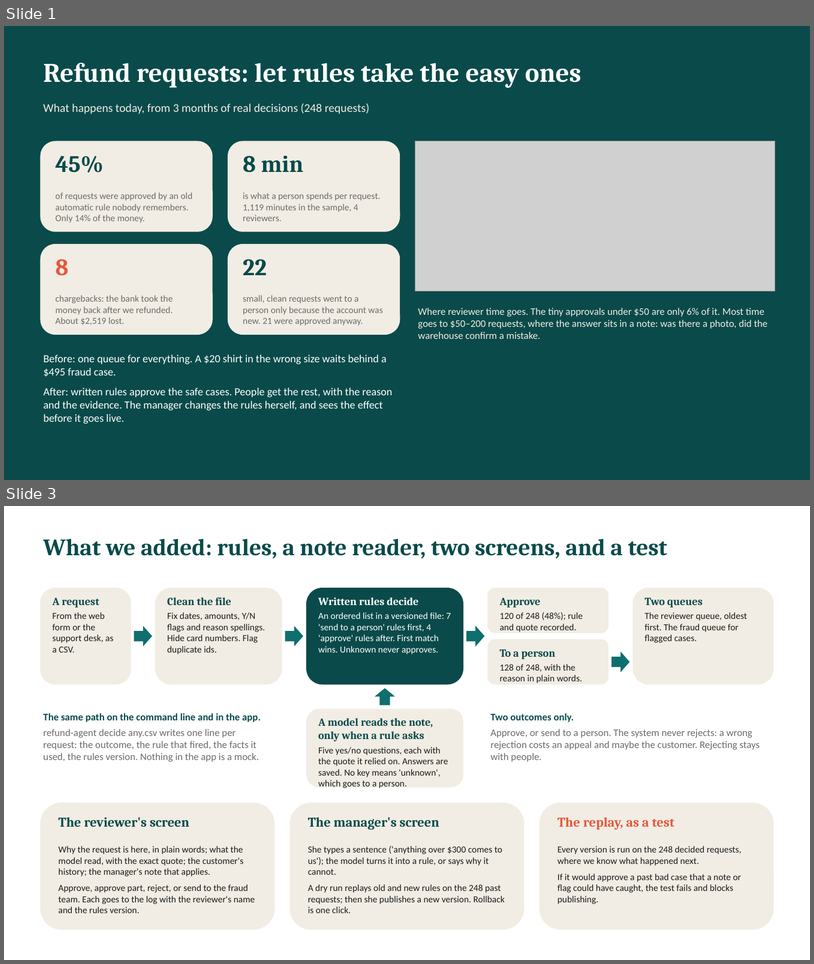
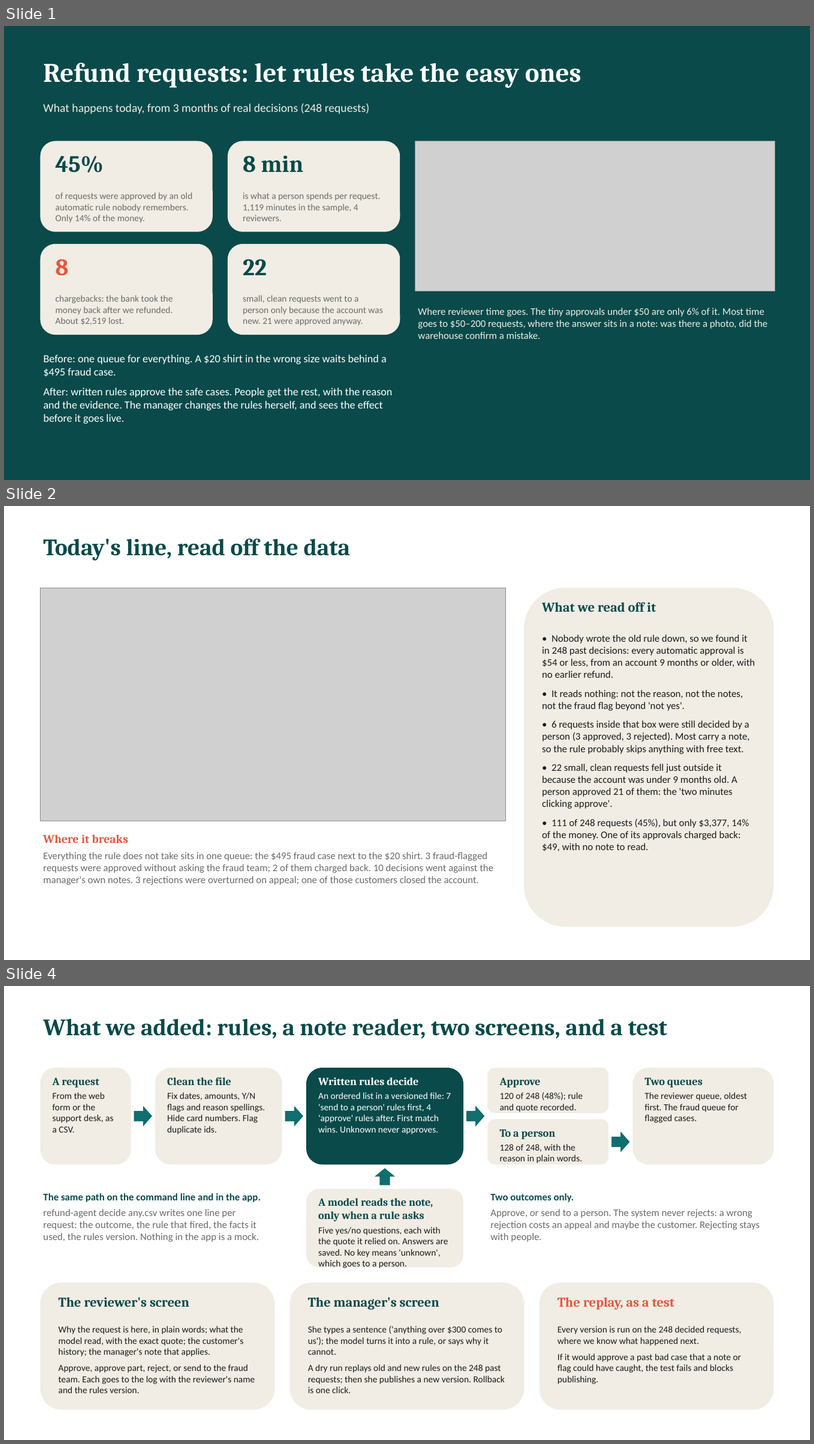
Before and after one commit to ormeiri444/refund-agent, a slide deck: docs/presentation.pptx. Shown one above the other, each under a label of ours: slides 1 and 3 before the commit, slides 1, 2 and 4 after it; the slides between them are not shown. The pictures are 814x964 and 814x1444 pixels, drawn with LibreOffice and Linux fonts; fonts in the diff are those of the drawing; grey boxes stand for pictures. Boxes give left, top, right and bottom in pixels: in the first picture for what was removed or moved away, otherwise in the second. Text is boxed around its words. In the diff, an @@ line names an element or a change of style, - is before the commit and + after.

```diff
--- a/docs/presentation.pptx
+++ b/docs/presentation.pptx
@@ slide 2 added at (x1=4, y1=506, x2=810, y2=960), background #FFFFFF @@
@@ text added at (x1=43, y1=538, x2=351, y2=561), 28 pt, text #0A4A4A, bold @@
+Today's line, read off the data
@@ picture added at (x1=40, y1=588, x2=506, y2=820) @@
@@ rounded rectangle added at (x1=524, y1=588, x2=774, y2=927), fill #F1EDE4 @@
@@ text added at (x1=542, y1=602, x2=656, y2=612), 16 pt, text #0A4A4A, bold @@
+What we read off it
@@ text added at (x1=542, y1=634, x2=755, y2=851), 12 pt, text #1B1B1B @@
+• Nobody wrote the old rule down, so we found it in 248 past decisions: every automatic approval is $54 or less, from an account 9 months or older, with no earlier refund.
+• It reads nothing: not the reason, not the notes, not the fraud flag beyond 'not yes'.
+• 6 requests inside that box were still decided by a person (3 approved, 3 rejected). Most carry a note, so the rule probably skips anything with free text.
+• 22 small, clean requests fell just outside it because the account was under 9 months old. A person approved 21 of them: the 'two minutes clicking approve'.
+• 111 of 248 requests (45%), but only $3,377, 14% of the money. One of its approvals charged back: $49, with no note to read.
@@ text added at (x1=43, y1=834, x2=494, y2=885), 12 pt, text #6B6B6B @@
+Where it breaks
+Everything the rule does not take sits in one queue: the $495 fraud case next to the $20 shirt. 3 fraud-flagged requests were approved without asking the fraud team; 2 of them charged back. 10 decisions went against the manager's own notes. 3 rejections were overturned on appeal; one of those customers closed the account.
@@ what was slide 3 is now slide 4 @@
```
Also in this commit, not shown: 1 slide changed, 1 other slide added, 5 slides removed, 1 other file.
